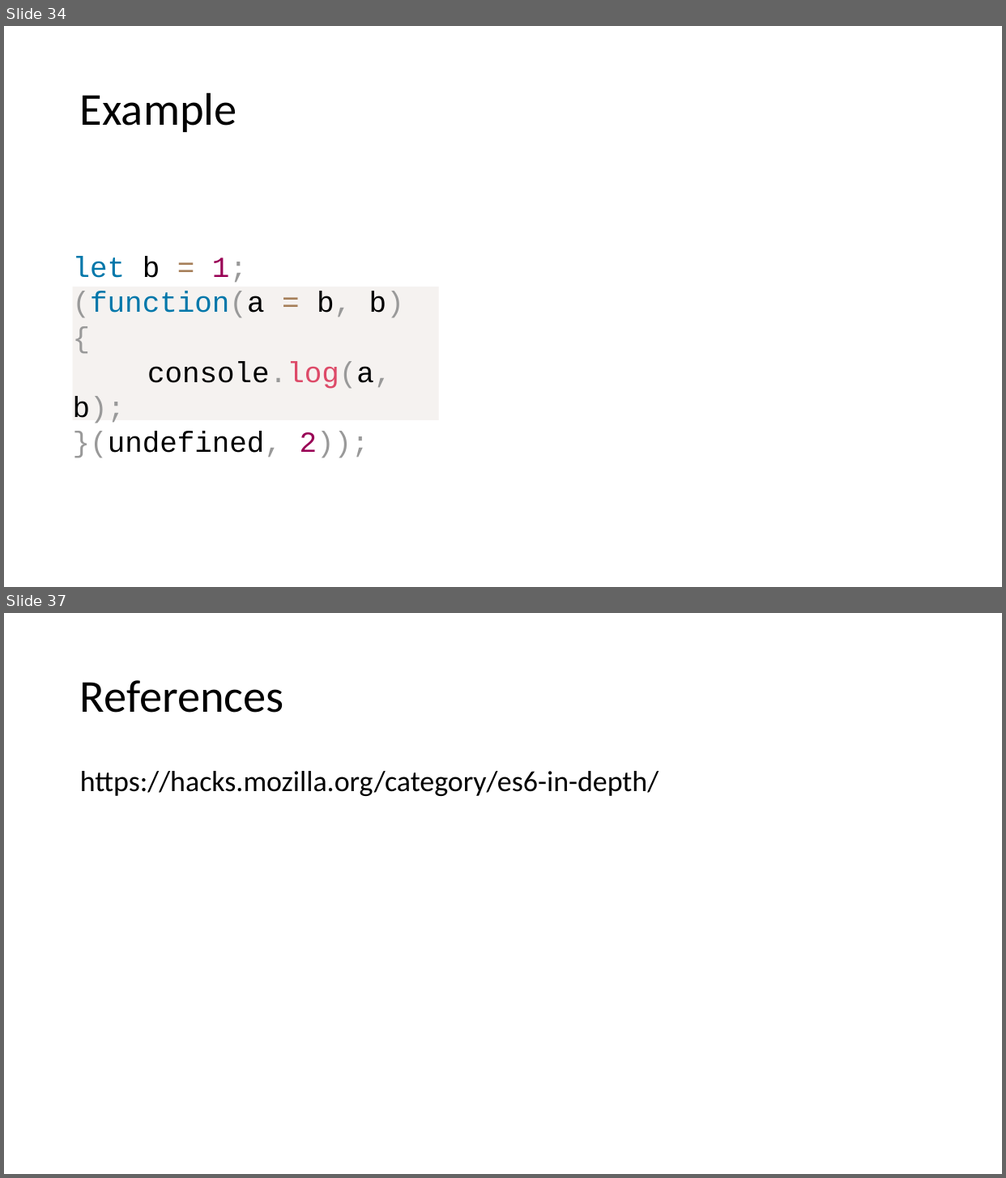
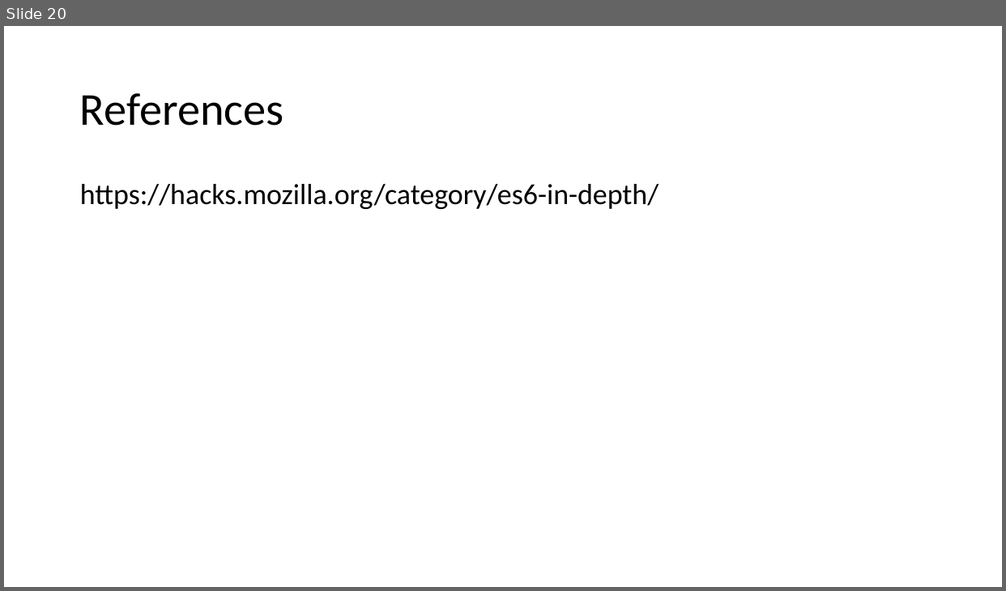
Before and after one commit to dzmitry-varabei/front-end-course, a slide deck: es6/es6.pptx. Shown one above the other, each under a label of ours: slides 34 and 37 before the commit, slide 20 after it; the slides between them are not shown. The pictures are 1006x1178 and 1006x591 pixels, drawn with LibreOffice and Linux fonts; fonts in the diff are those of the drawing. Boxes give left, top, right and bottom in pixels: in the first picture for what was removed or moved away, otherwise in the second. Text is boxed around its words. In the diff, an @@ line names an element or a change of style, - is before the commit and + after.

```diff
--- a/es6/es6.pptx
+++ b/es6/es6.pptx
@@ slide 34 removed at (4,26,1002,587), background #FFFFFF @@
@@ title removed at (80,92,237,132) @@
-Example
@@ text removed at (73,257,404,459) @@
-let b = 1;
-(function(a = b, b) {
-console.log(a, b);
-}(undefined, 2));
@@ what was slide 37 is now slide 20 @@
```
Also in this commit, not shown: 16 other slides removed, 3 other files.
